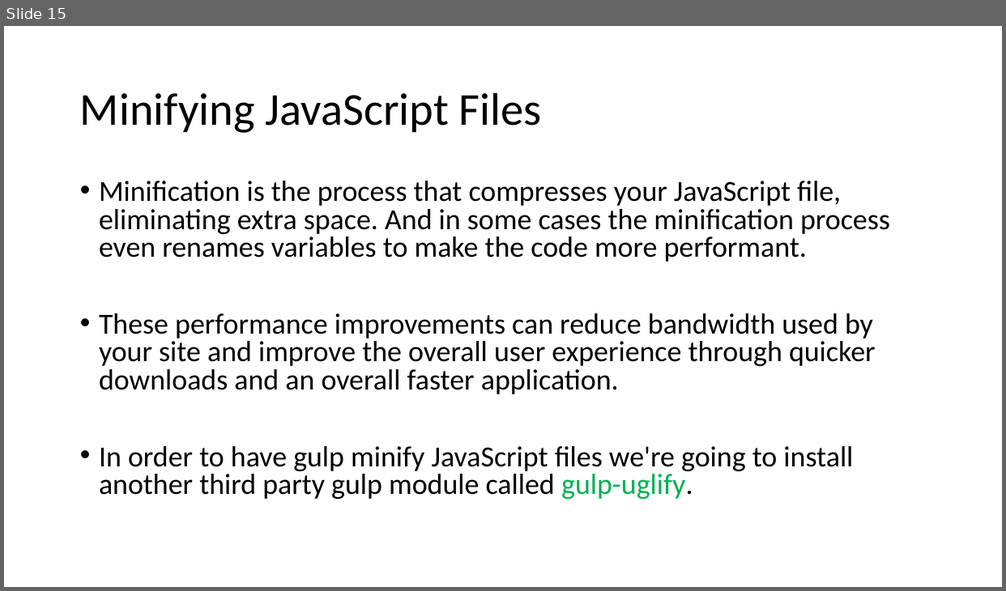
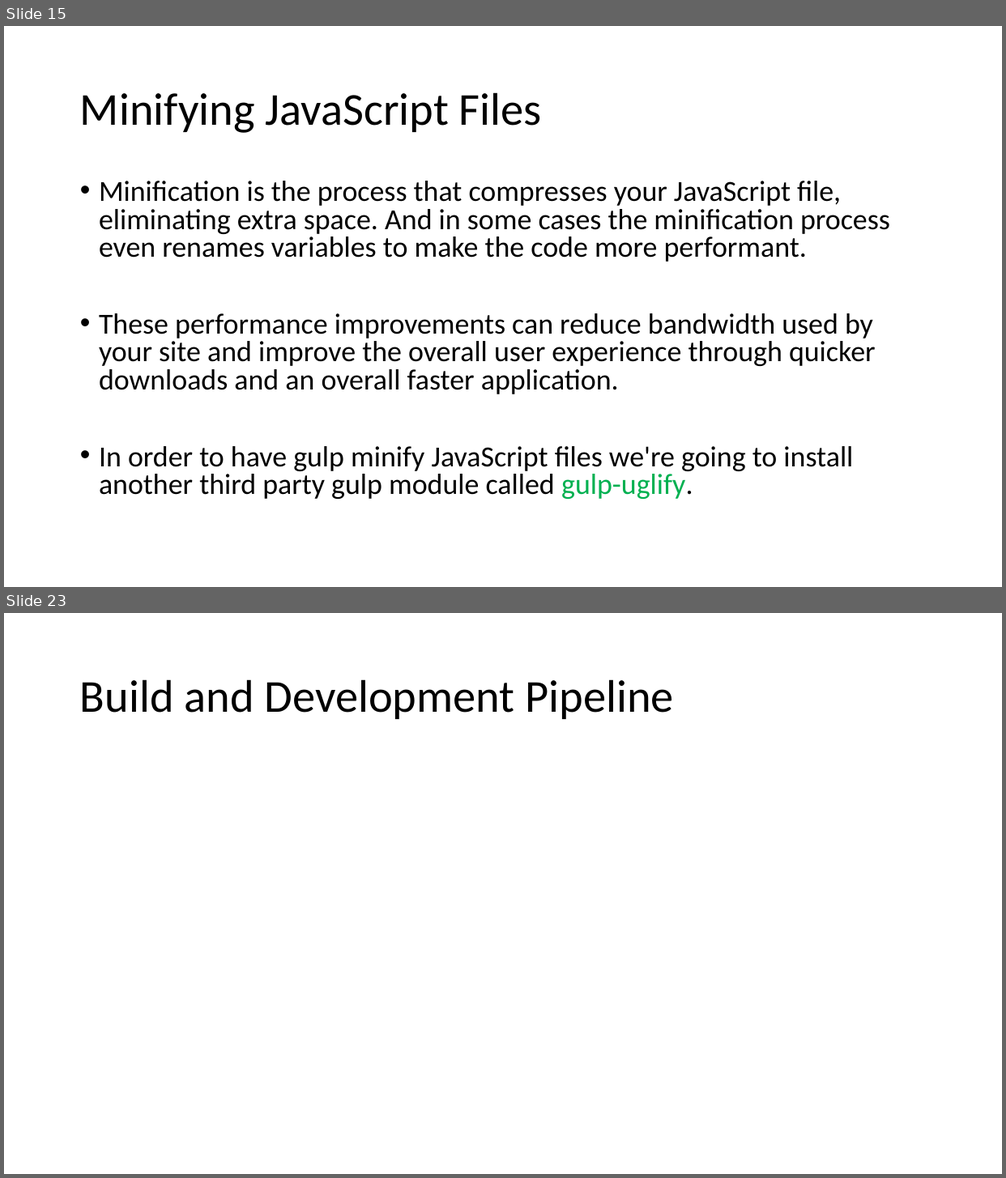
Before and after one commit to AbWahab07/TH-Gulp, a slide deck: Gulp Basics.pptx. Shown one above the other, each under a label of ours: slide 15 before the commit, slides 15 and 23 after it; the slides between them are not shown. The pictures are 1006x591 and 1006x1178 pixels, drawn with LibreOffice and Linux fonts; fonts in the diff are those of the drawing. Boxes give left, top, right and bottom in pixels: in the first picture for what was removed or moved away, otherwise in the second. Text is boxed around its words. In the diff, an @@ line names an element or a change of style, - is before the commit and + after.

Commit message:
Added dist folder using build task of gulpfile.js

```diff
--- a/Gulp Basics.pptx
+++ b/Gulp Basics.pptx
@@ slide 23 added at <box>4,613,1002,1174</box>, background #FFFFFF @@
@@ title added at <box>80,679,673,719</box>, 44 pt, text #000000 @@
+Build and Development Pipeline
```
Also in this commit, not shown: 7 other slides added, 20 other files.
